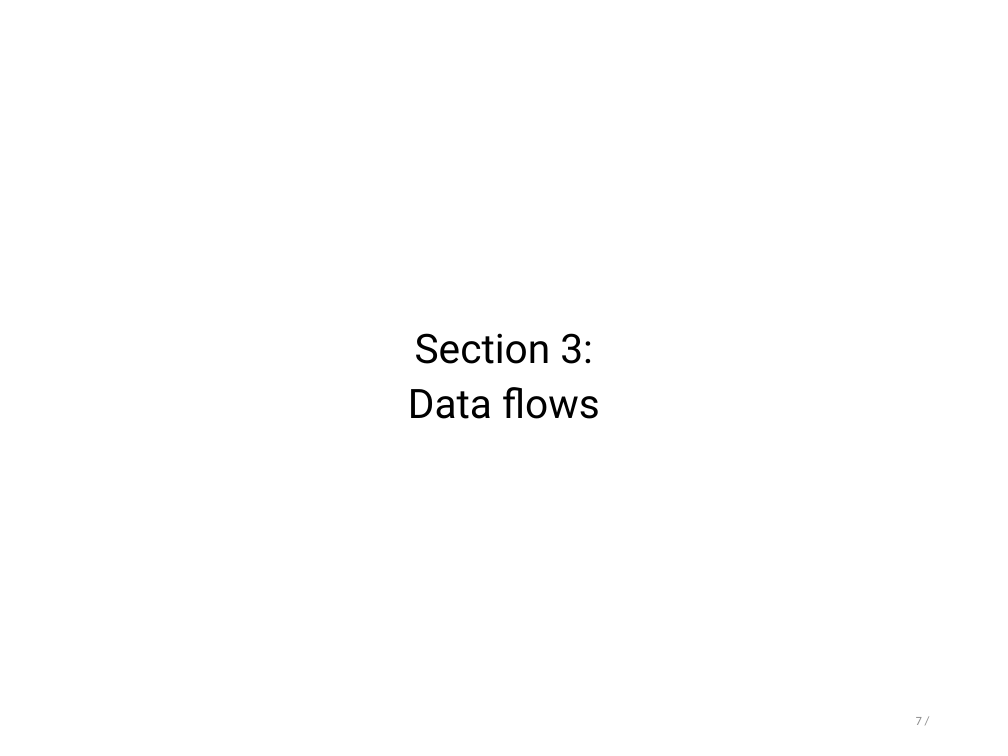
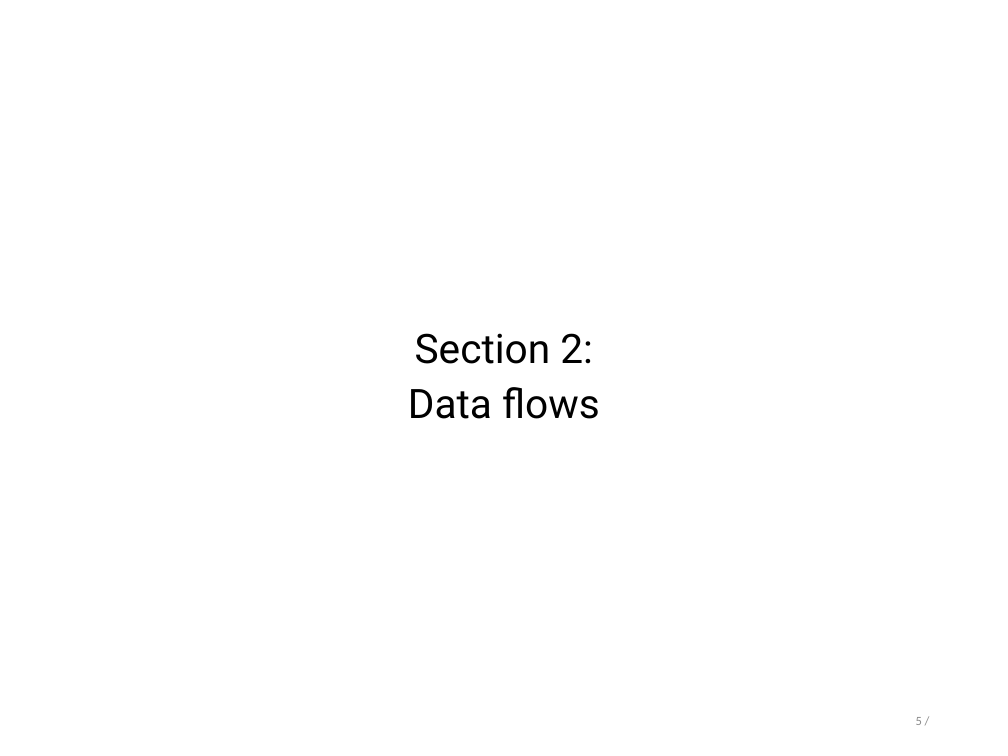
Before and after one commit to stepan-o/thesis, a slide deck: slide 5 of presentations/rdbms_design.pptx (slide 7 before the commit). Drawn at 1008x756 pixels with LibreOffice and Linux fonts; fonts in the diff are those of the drawing. Boxes give left, top, right and bottom in pixels: in the first picture for what was removed or moved away, otherwise in the second. Text is boxed around its words. In the diff, an @@ line names an element or a change of style, - is before the commit and + after.

```diff
--- a/presentations/rdbms_design.pptx
+++ b/presentations/rdbms_design.pptx
@@ subtitle at (415,333,593,364): text changed @@
-Section 3:
+Section 2:
@@ page number at (916,717,922,725): text changed @@
-7 /
+5 /
```
Also in this commit, not shown: 8 other slides changed, 9 slides added.
